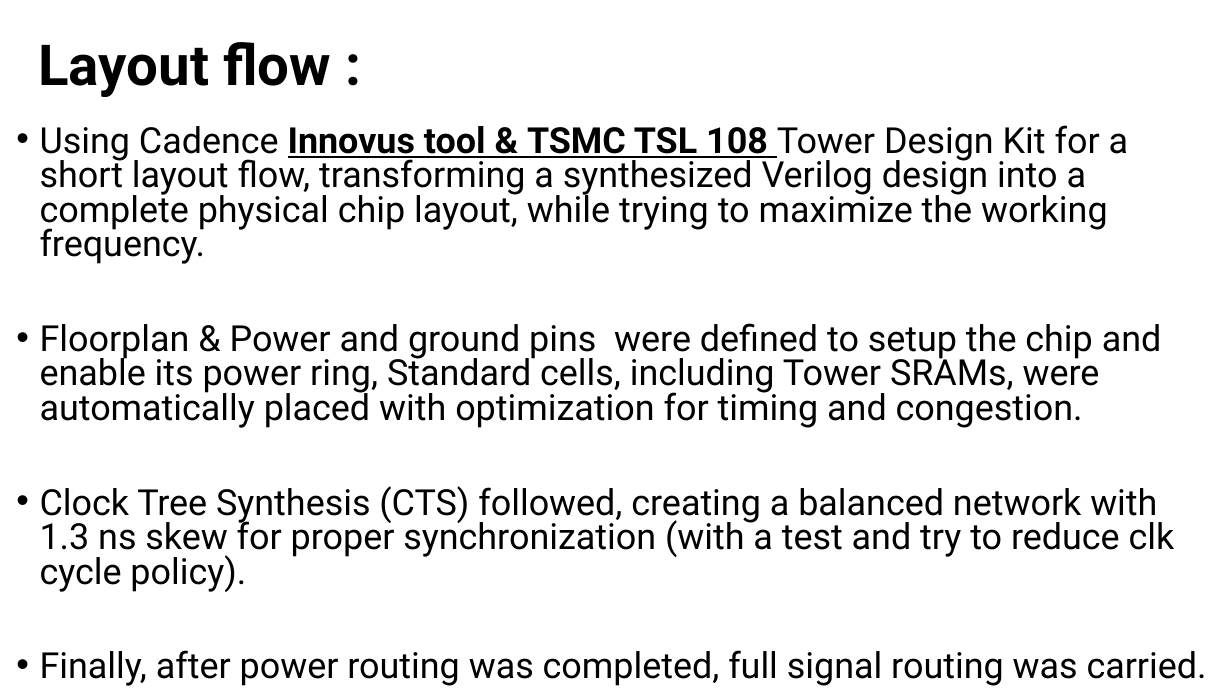
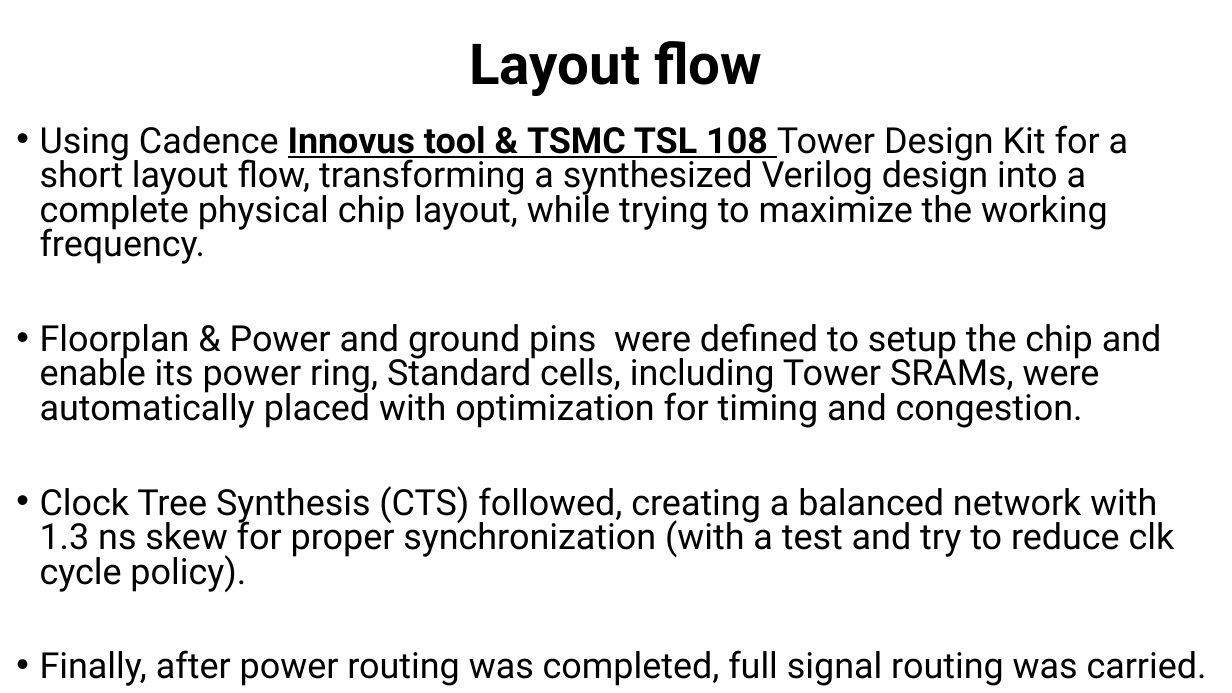
Before and after one commit to muhammad0bi/044169_project_B, a slide deck: slide 16 of Presintaions and Reports/Final presentaion VLSI project 7880.pptx. Drawn at 1232x693 pixels with LibreOffice and Linux fonts; fonts in the diff are those of the drawing. Boxes give left, top, right and bottom in pixels: in the first picture for what was removed or moved away, otherwise in the second. Text is boxed around its words. In the diff, an @@ line names an element or a change of style, - is before the commit and + after.

```diff
--- a/Presintaions and Reports/Final presentaion VLSI project 7880.pptx
+++ b/Presintaions and Reports/Final presentaion VLSI project 7880.pptx
@@ title at (469, 41, 762, 96): text changed @@
-Layout flow :
+Layout flow
```
Also in this commit, not shown: 23 other slides changed.
